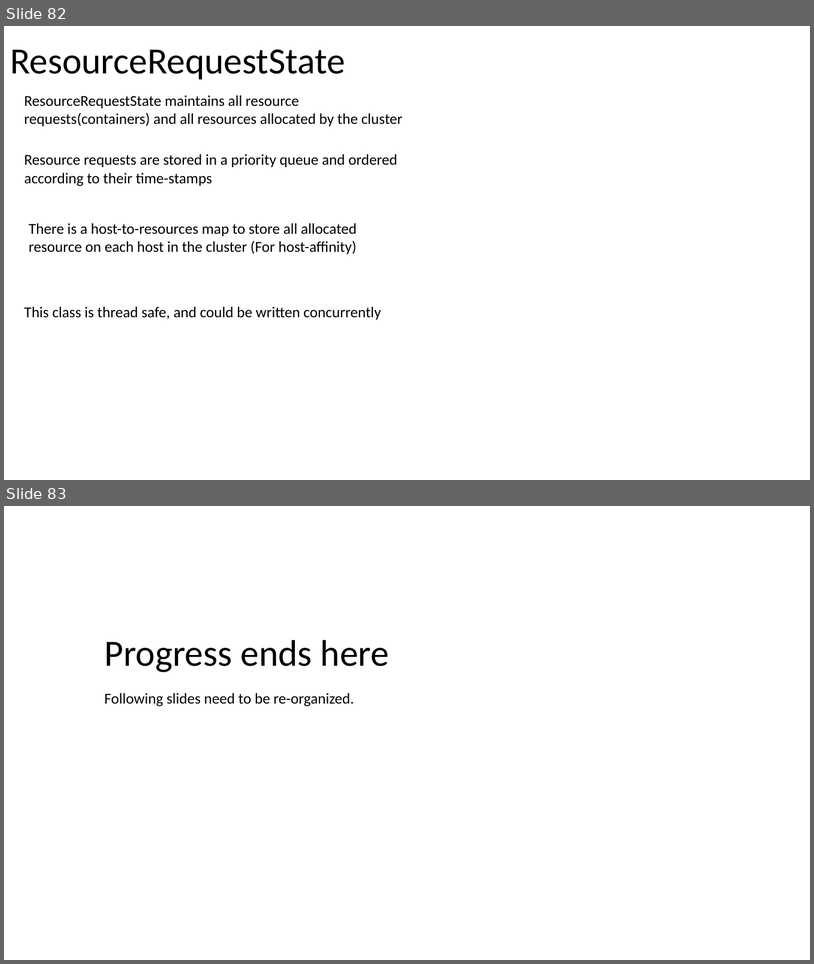
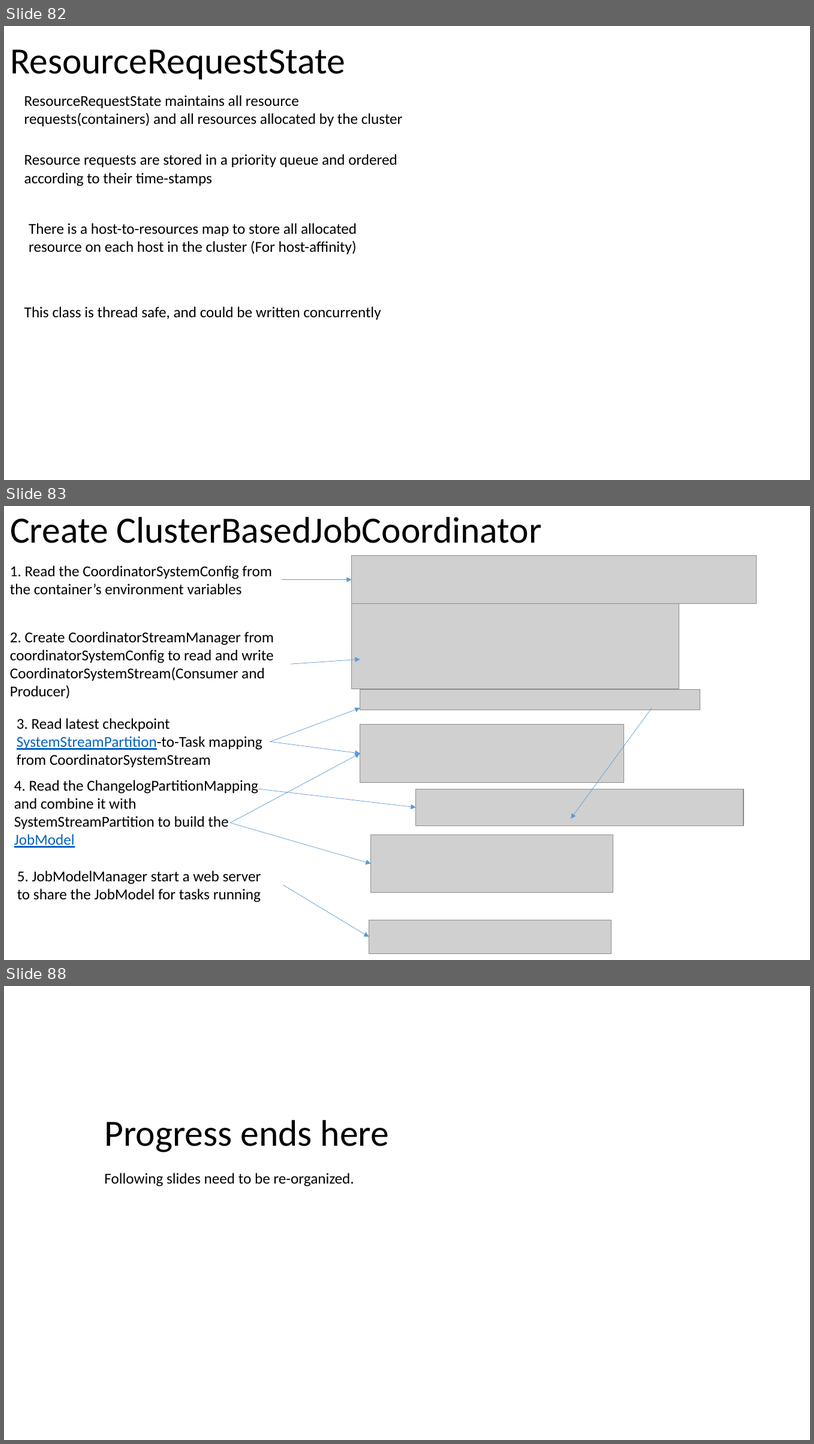
Before and after one commit to Swrrt/Samza-Documents, a slide deck: Documentation/SamzaStructure.pptx. Shown one above the other, each under a label of ours: slides 82 and 83 before the commit, slides 82, 83 and 88 after it; the slides between them are not shown. The pictures are 814x964 and 814x1444 pixels, drawn with LibreOffice and Linux fonts; fonts in the diff are those of the drawing; grey boxes stand for pictures. Boxes give left, top, right and bottom in pixels: in the first picture for what was removed or moved away, otherwise in the second. Text is boxed around its words. In the diff, an @@ line names an element or a change of style, - is before the commit and + after.

```diff
--- a/Documentation/SamzaStructure.pptx
+++ b/Documentation/SamzaStructure.pptx
@@ slide 83 added at (4,506,810,960), background #FFFFFF @@
@@ title added at (10,517,542,543), 44 pt, text #000000 @@
+Create ClusterBasedJobCoordinator
@@ picture added at (352,556,757,603) @@
@@ text added at (10,565,272,595), 18 pt, text #000000 @@
+1. Read the CoordinatorSystemConfig from the container’s environment variables
@@ arrow added from (282, 580) to (352, 580), #5B9BD5 0.5 pt @@
@@ picture added at (352,601,680,688) @@
@@ text added at (10,631,274,699), 18 pt, text #000000 @@
+2. Create CoordinatorStreamManager from coordinatorSystemConfig to read and write CoordinatorSystemStream(Consumer and Producer)
@@ arrow added from (291, 664) to (360, 659), #5B9BD5 0.5 pt @@
@@ picture added at (360,690,700,710) @@
@@ text added at (17,718,262,767), 18 pt, text #000000 @@
+3. Read latest checkpoint SystemStreamPartition-to-Task mapping from CoordinatorSystemStream
@@ arrow added from (271, 741) to (360, 708), #5B9BD5 0.5 pt @@
@@ arrow added from (653, 708) to (572, 819), #5B9BD5 0.5 pt @@
@@ picture added at (360,724,624,783) @@
@@ arrow added from (230, 822) to (360, 753), #5B9BD5 0.5 pt @@
@@ arrow added from (270, 741) to (360, 753), #5B9BD5 0.5 pt @@
@@ text added at (14,780,258,847), 18 pt, text #000000 @@
+4. Read the ChangelogPartitionMapping and combine it with SystemStreamPartition to build the JobModel
@@ arrow added from (258, 789) to (416, 807), #5B9BD5 0.5 pt @@
@@ picture added at (416,789,744,825) @@
@@ arrow added from (230, 822) to (371, 864), #5B9BD5 0.5 pt @@
@@ picture added at (371,834,614,892) @@
@@ text added at (17,870,261,902), 18 pt, text #000000 @@
+5. JobModelManager start a web server to share the JobModel for tasks running
@@ arrow added from (284, 885) to (369, 937), #5B9BD5 0.5 pt @@
@@ picture added at (369,920,612,954) @@
@@ what was slide 83 is now slide 88 @@
```
Also in this commit, not shown: 4 other slides added.
